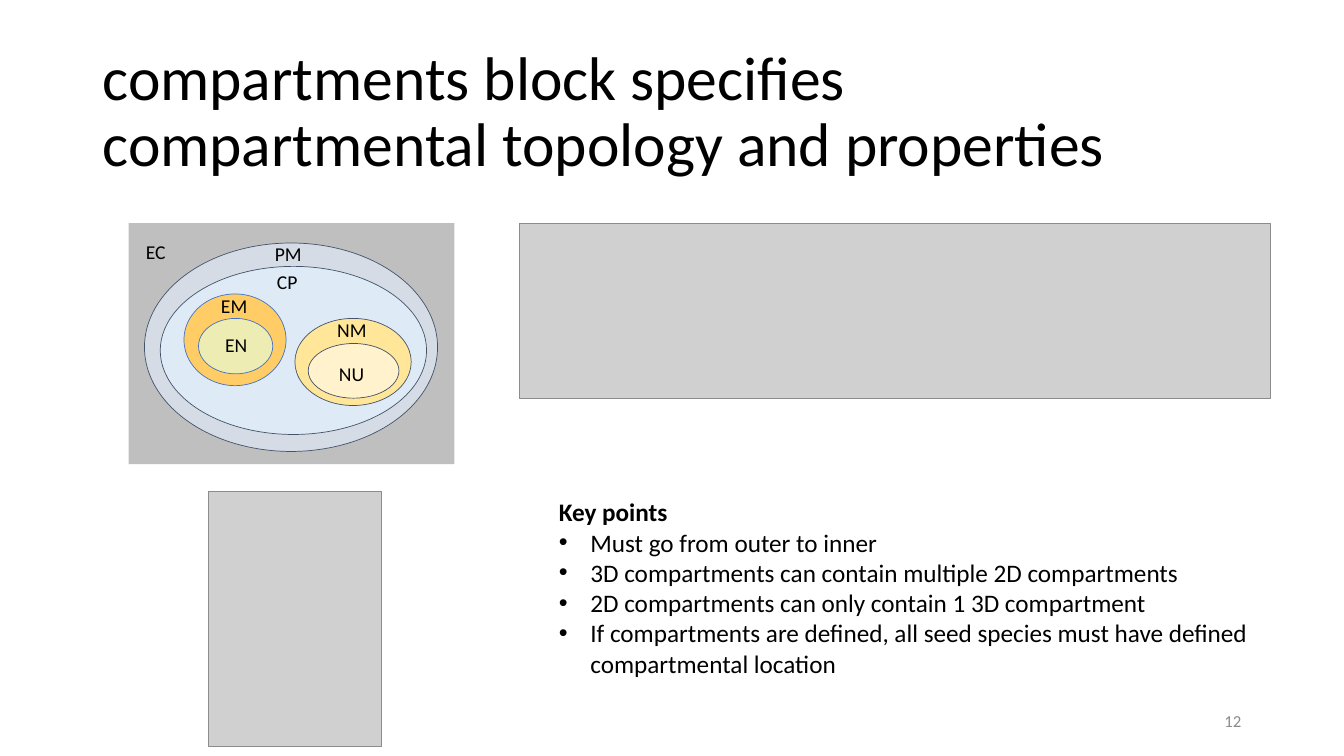
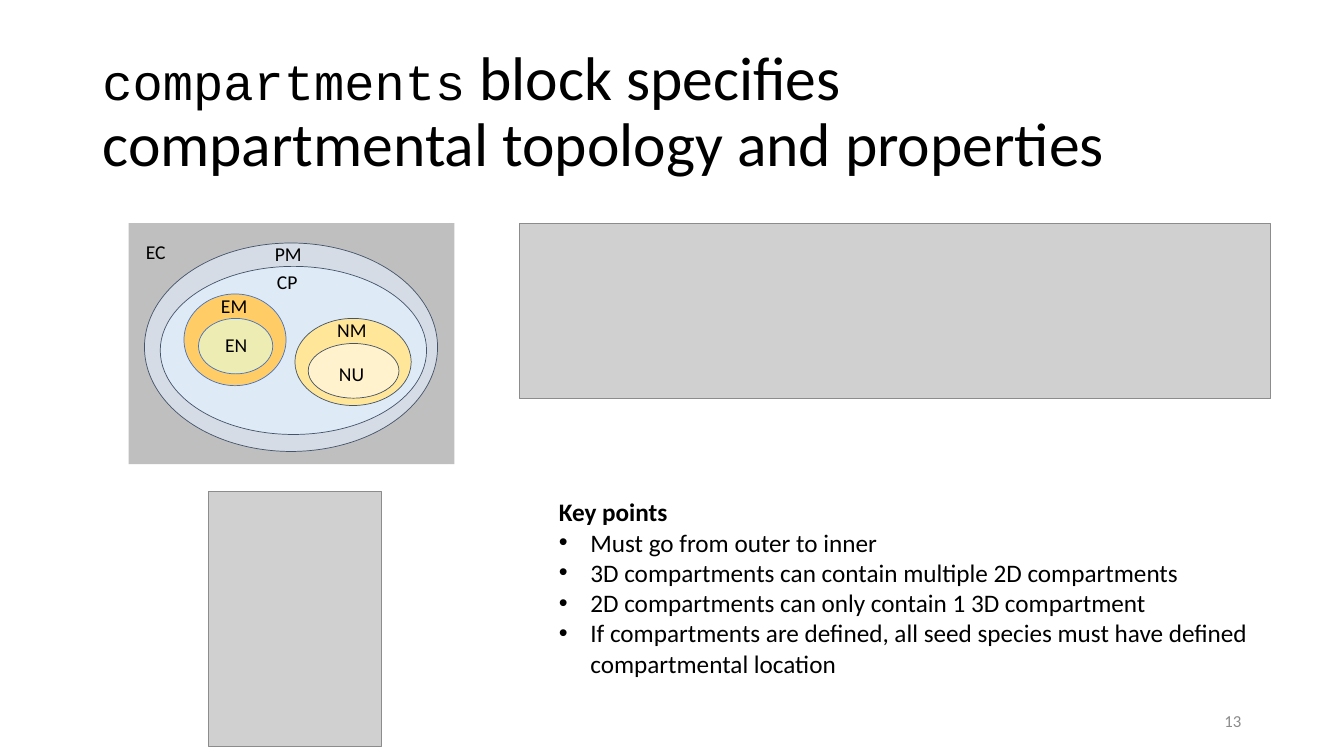
Before and after one commit to mcellteam/Workshop_2022, a slide deck: slide 13 of bionetgen/slides/CMW2022-Units&Compartments.pptx (slide 12 before the commit). Drawn at 1344x756 pixels with LibreOffice and Linux fonts; fonts in the diff are those of the drawing; grey boxes stand for pictures. Boxes give left, top, right and bottom in pixels: in the first picture for what was removed or moved away, otherwise in the second. Text is boxed around its words. In the diff, an @@ line names an element or a change of style, - is before the commit and + after.

Commit message:
Updated models with units and compartments

```diff
--- a/bionetgen/slides/CMW2022-Units&Compartments.pptx
+++ b/bionetgen/slides/CMW2022-Units&Compartments.pptx
@@ title "compartments block specifies compartmental topology ..." at box(102, 57, 1104, 177): size 44 to 36 pt, font Calibri to Courier New in "compartments" @@
@@ page number at box(1224, 716, 1241, 727): text changed @@
-12
+13
```
Also in this commit, not shown: 1 other slide changed, 2 slides added, 1 slide removed, 35 other files.
